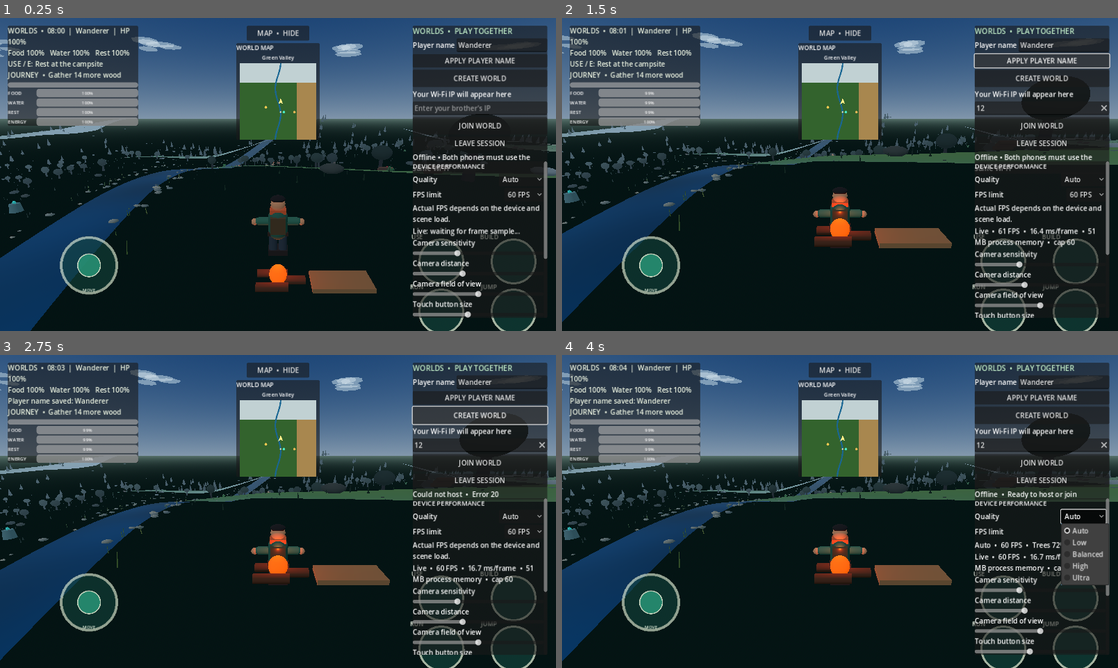
Above: before the commit, frames 1-4 (two rows, left to right).
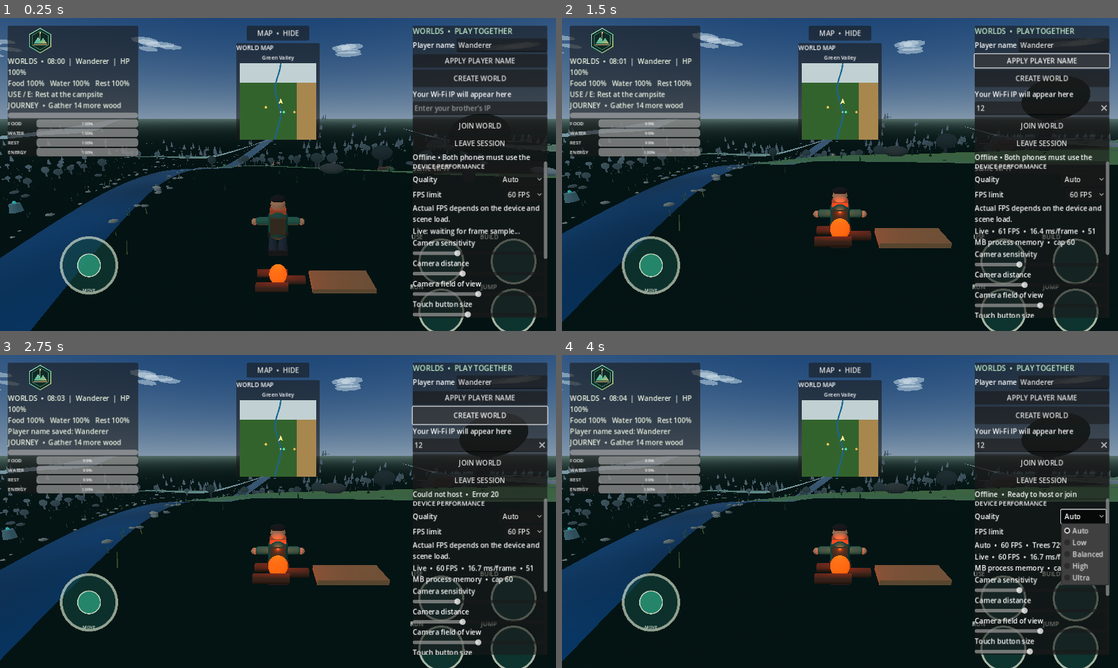
Above: after the commit, the same moments.

Repository: loayh523-lab/WORLDS
Game: Godot game, scene res://scenes/main.tscn
Same seed, same stepped clock (60 frames per second), same inputs: the game is played once before the commit and once after it.
Inputs (mouse positions are in pixels of both pictures, inside the frame that each line leads up to):
- Up to frame 1 (0.25 s): no input
- Up to frame 2 (1.5 s): click (1040, 108) at 0.52 s; type "12" at 0.6 s; click "APPLY PLAYER NAME" at 1.25 s
- Up to frame 3 (2.75 s): click "CREATE WORLD" at 2 s
- Up to frame 4 (4 s): click "LEAVE SESSION" at 2.75 s; click "Auto" at 3.5 s

The runs differ from the first frame. In frame 1, 5.1% of the frame differs, in the area x 1-25%, y 3-45%; in frame 2, 5.1%; in frame 3, 5.1%; in frame 4, 5.1%.

Commit message:
Integrate original WORLDS logo into in-game HUD

Diff:
--- a/scripts/main.gd
+++ b/scripts/main.gd
@@ -919,6 +919,15 @@
     hud_column.add_theme_constant_override("separation", 3)
     panel.add_child(hud_column)
 
+    var brand_logo := TextureRect.new()
+    brand_logo.name = "WorldsBrandLogo"
+    brand_logo.texture = load("res://assets/worlds_logo.svg")
+    brand_logo.custom_minimum_size = Vector2(220.0, 67.0)
+    brand_logo.expand_mode = TextureRect.EXPAND_FIT_WIDTH_PROPORTIONAL
+    brand_logo.stretch_mode = TextureRect.STRETCH_KEEP_ASPECT_CENTERED
+    brand_logo.mouse_filter = Control.MOUSE_FILTER_IGNORE
+    hud_column.add_child(brand_logo)
+
     hud_label = Label.new()
     hud_label.text = "WORLDS  •  CONNECTING WORLD"
     hud_label.add_theme_color_override("font_color", Color(0.92, 0.95, 0.88))
